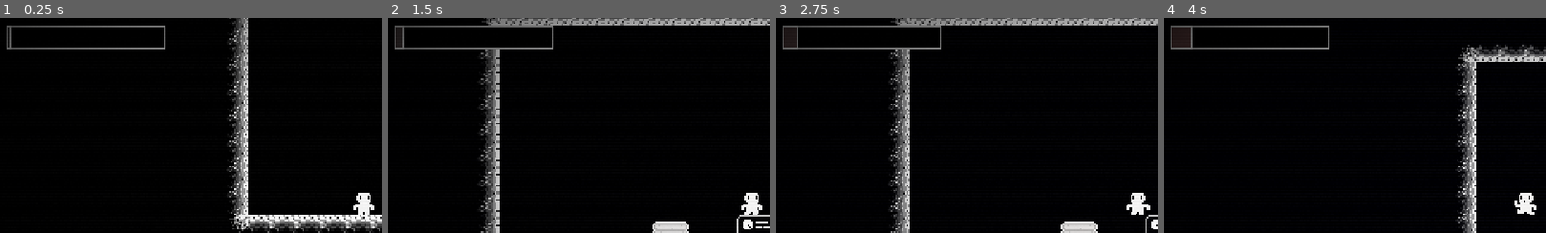
Above: before the commit, frames 1-4 (left to right).
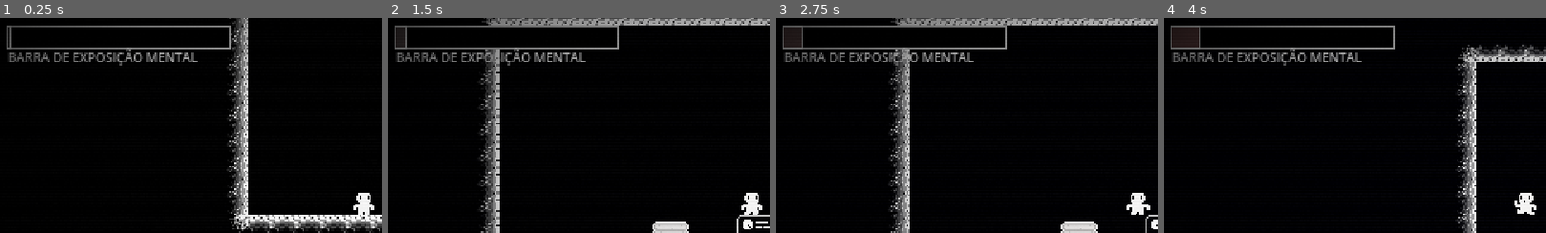
Above: after the commit, the same moments.

Repository: ilmoruuu/dontScroll
Game: Godot game, scene res://scenes/levels/fase1.tscn
Two runs of this game, one before a commit and one after it. Both use one fixed random seed, a clock stepped at 60 frames per second and the inputs below. This scene is started directly instead of the project's main scene.
Inputs (mouse positions are % of the whole screen's width and height, from its top left):
- Up to frame 1 (0.25 s): no input
- Up to frame 2 (1.5 s): tap Enter (ui_accept) at 0.5, 0.77 s; move the mouse to (45, 70) at 0.52 s; hold Right (ui_right) from 0.53 s (still down); tap F (interact) at 0.6 s; click (45, 70) at 0.67 s; move the mouse to (80, 65) at 1.27 s; tap D (use_item) at 1.35 s
- Up to frame 3 (2.75 s): tap Enter (ui_accept) at 1.52 s; move the mouse to (20, 35) at 2.02 s; release Right (ui_right) at 2.03 s; hold Left (ui_left) from 2.03 s (still down); tap F (interact) at 2.1 s
- Up to frame 4 (4 s): keep holding Left (ui_left); move the mouse to (55, 50) at 2.77 s; tap D (use_item) at 2.85 s; click (55, 50) at 2.92 s; tap Enter (ui_accept) at 3.02, 3.77 s; move the mouse to (35, 25) at 3.52 s; tap F (interact) at 3.6 s
The pictures show only the part of the screen within x 2-52%, y 7-57%; the shares and areas given below are measured in that part.

The runs differ from the first frame. In frame 1, 1.7% of the frame differs, in the area x 2-61%, y 3-23%; in frame 2, 1.8%; in frame 3, 1.8%; in frame 4, 1.9%.

Commit message:
style: label na barra de exposição mental

Diff:
--- a/dont-scroll/entities/exposition_bar/exposition_bar.tscn
+++ b/dont-scroll/entities/exposition_bar/exposition_bar.tscn
@@ -18,10 +18,20 @@
 border_color = Color(1, 1, 1, 1)
 
 [node name="ProgressBar" type="ProgressBar" unique_id=1379656205]
-offset_right = 100.0
-offset_bottom = 15.0
+offset_left = 4.0
+offset_top = 4.0
+offset_right = 165.0
+offset_bottom = 19.0
 theme_override_styles/background = SubResource("StyleBoxFlat_m5a1v")
 theme_override_styles/fill = SubResource("StyleBoxFlat_0hx70")
-max_value = 50.0
 show_percentage = false
 script = ExtResource("1_b5vg5")
+
+[node name="Label" type="Label" parent="." unique_id=647765989]
+layout_mode = 0
+offset_left = 1.0
+offset_top = 14.0
+offset_right = 121.0
+offset_bottom = 26.0
+theme_override_font_sizes/font_size = 8
+text = "BARRA DE EXPOSIÇÃO MENTAL"
--- a/dont-scroll/scenes/levels/fase1.tscn
+++ b/dont-scroll/scenes/levels/fase1.tscn
@@ -64,7 +64,7 @@
 [node name="ProgressBar" parent="CanvasLayer" unique_id=1379656205 instance=ExtResource("1_f125c")]
 offset_left = 16.0
 offset_top = 24.0
-offset_right = 116.0
+offset_right = 157.0
 offset_bottom = 39.0
 max_value = 88.4
 
@@ -72,10 +72,10 @@
 z_index = -1
 custom_minimum_size = Vector2(40, 0)
 anchors_preset = -1
-offset_left = -589.0
-offset_top = -278.0
-offset_right = 3474.0
-offset_bottom = 691.0
+offset_left = -582.0
+offset_top = -279.0
+offset_right = 3481.0
+offset_bottom = 690.0
 grow_horizontal = 2
 grow_vertical = 2
 color = Color(0, 0, 0.14509805, 1)
